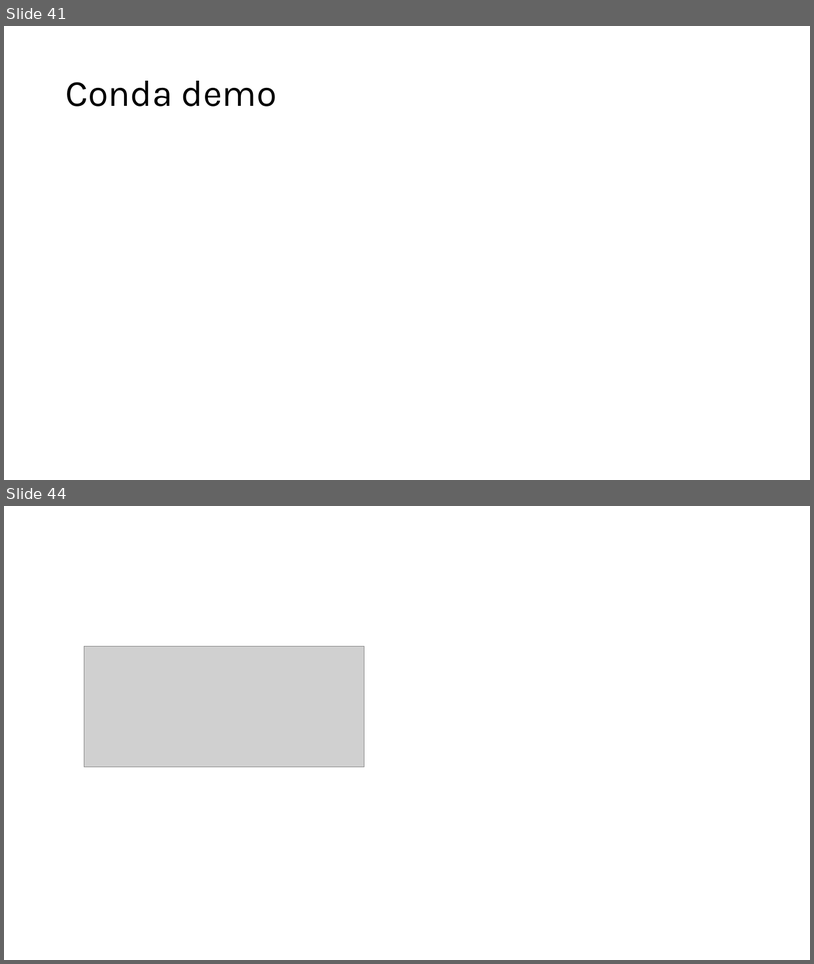
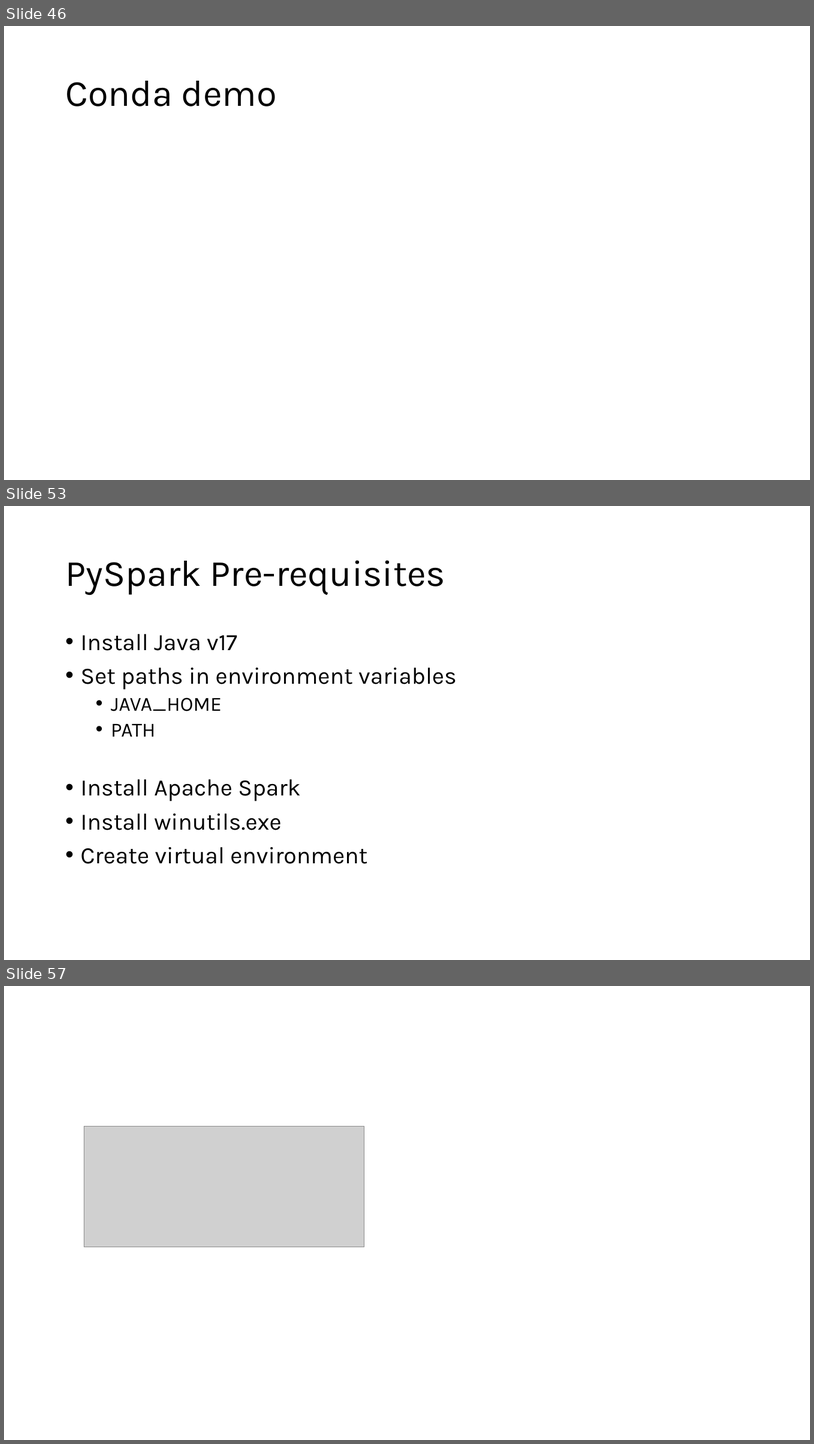
Before and after one commit to phil-a10/Talks, a slide deck: Data Engineering Using Free Tools/Learn Data Engineering For Free.pptx. Shown one above the other, each under a label of ours: slides 41 and 44 before the commit, slides 46, 53 and 57 after it; the slides between them are not shown. The pictures are 814x964 and 814x1444 pixels, drawn with LibreOffice and Linux fonts; fonts in the diff are those of the drawing; grey boxes stand for pictures. Boxes give left, top, right and bottom in pixels: in the first picture for what was removed or moved away, otherwise in the second. Text is boxed around its words. In the diff, an @@ line names an element or a change of style, - is before the commit and + after.

```diff
--- a/Data Engineering Using Free Tools/Learn Data Engineering For Free.pptx
+++ b/Data Engineering Using Free Tools/Learn Data Engineering For Free.pptx
@@ slide 53 added at <box>4,506,810,960</box>, background #FFFFFF @@
@@ title added at <box>65,560,446,595</box>, 44 pt, text #000000 @@
+PySpark Pre-requisites
@@ text added at <box>81,634,456,864</box>, 28 pt, text #000000 @@
+• Install Java v17
+• Set paths in environment variables
+  • JAVA_HOME
+  • PATH
+• Install Apache Spark
+• Install winutils.exe
+• Create virtual environment
@@ what was slide 41 is now slide 46 @@
@@ what was slide 44 is now slide 57 @@
```
Also in this commit, not shown: 4 slides changed, 12 other slides added, 2 other files.
